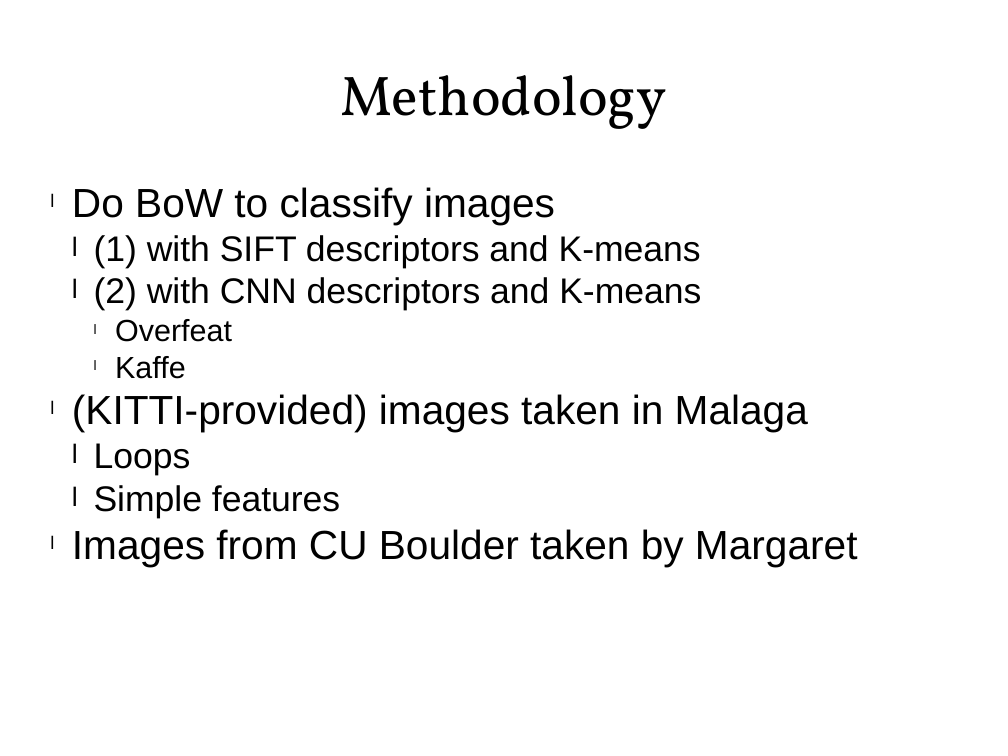
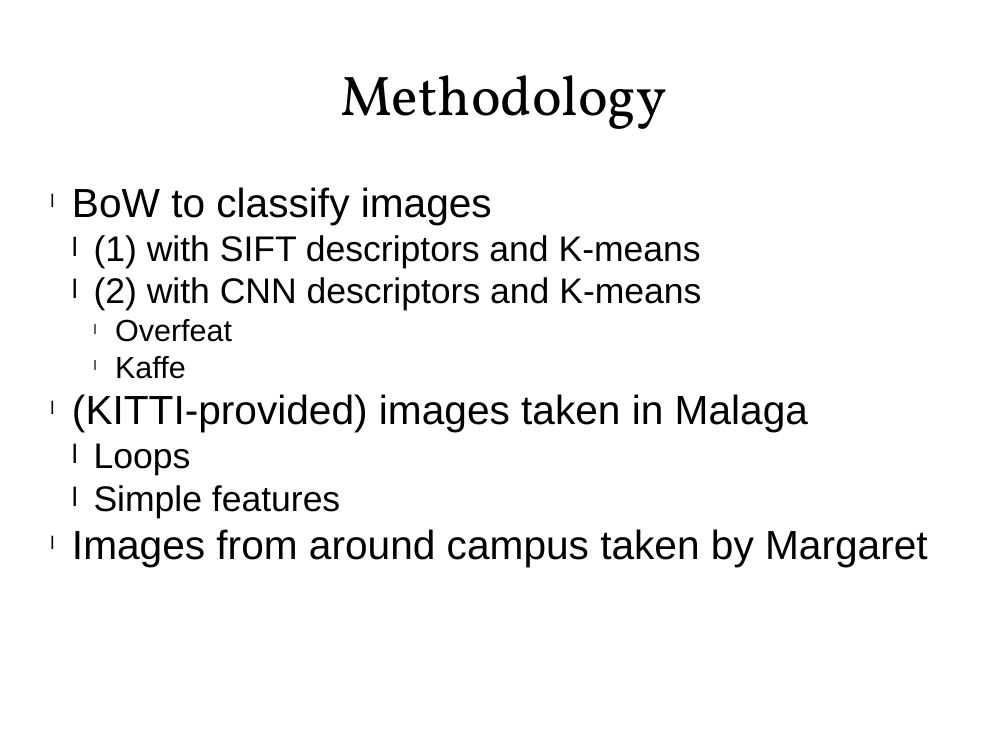
Before and after one commit to estherva7/VideoGoogle-PlaceRecognition, a slide deck: slide 3 of presentation.pptx. Drawn at 1008x756 pixels with LibreOffice and Linux fonts; fonts in the diff are those of the drawing. Boxes give left, top, right and bottom in pixels: in the first picture for what was removed or moved away, otherwise in the second. Text is boxed around its words. In the diff, an @@ line names an element or a change of style, - is before the commit and + after.

```diff
--- a/presentation.pptx
+++ b/presentation.pptx
@@ text at box(72, 187, 492, 225): text changed @@
-l Do BoW to classify images
+l BoW to classify images
@@ text at box(72, 529, 928, 566): text changed @@
-l Images from CU Boulder taken by Margaret
+l Images from around campus taken by Margaret
```
Also in this commit, not shown: 1 other slide changed.
